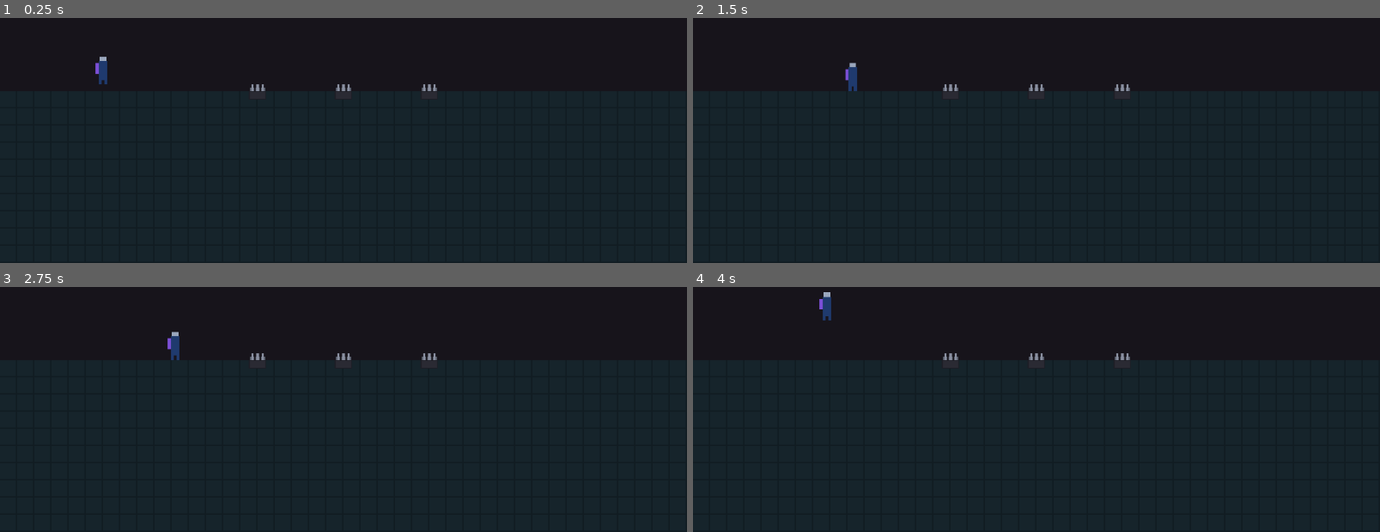
Above: before the commit, frames 1-4 (two rows, left to right).
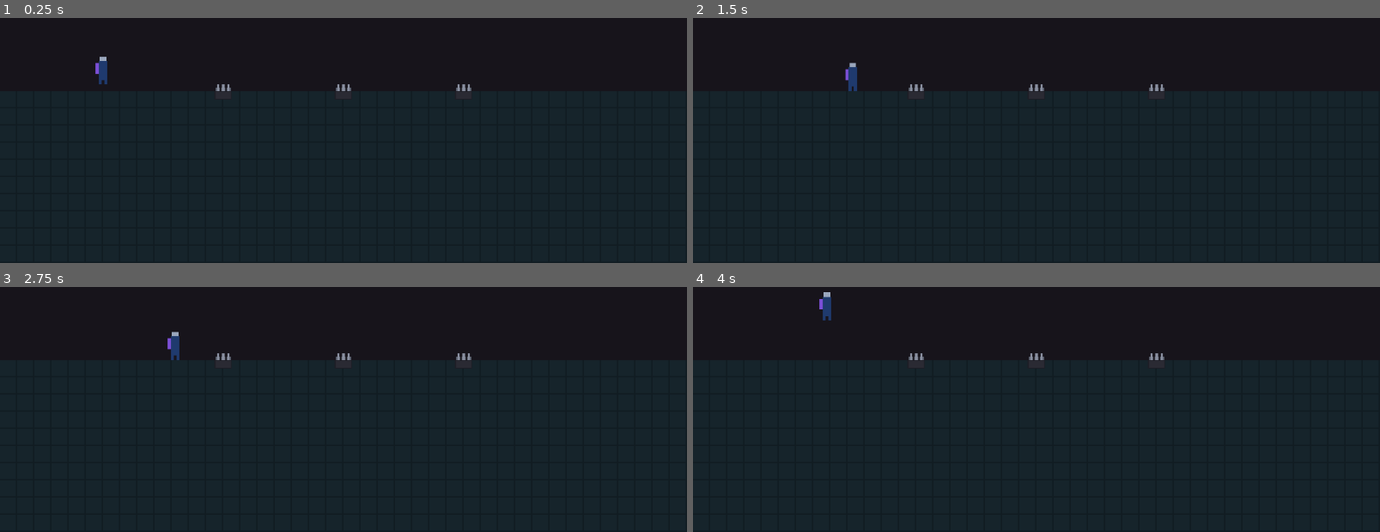
Above: after the commit, the same moments.

Repository: TiantongZhang1/walker-the-lost-TiantongZhang
Game: Godot game, scene res://game/main.tscn
Same seed, same stepped clock (60 frames per second), same inputs: the game is played once before the commit and once after it.
Inputs (mouse positions are in pixels of both pictures, inside the frame that each line leads up to):
- Up to frame 1 (0.25 s): no input
- Up to frame 2 (1.5 s): tap Enter at 0.5, 0.6 s; move the mouse to (1187, 49) at 0.52 s; hold D (move_right) 0.53-1.28 s; click (1187, 49) at 0.67 s; tap Space (jump) at 0.77 s; move the mouse to (899, 89) at 1.27 s; hold A (move_left) from 1.28 s (still down); tap Shift at 1.35 s
- Up to frame 3 (2.75 s): tap Space (jump) at 1.52 s; move the mouse to (outside the picture) at 2.02 s; release A (move_left) at 2.03 s; hold D (move_right) from 2.03 s (still down); tap R at 2.1 s
- Up to frame 4 (4 s): move the mouse to (1002, 416) at 2.77 s; release D (move_right) at 2.78 s; hold W 2.78-3.53 s; tap P at 2.85 s; click (1002, 416) at 2.92 s; tap Space (jump) at 3.02, 3.77 s; move the mouse to (1242, 397) at 3.52 s; hold A (move_left) from 3.53 s (still down); tap M at 3.6 s

The runs differ from the first frame. In frame 1, 0.2% of the frame differs, in the area x 31-69%, y 27-33%; in frame 2, 0.2%; in frame 3, 0.2%; in frame 4, 0.2%.

Commit message:
Warning 0.40 s; and the test did not know what speed it was running at
WARN_SECONDS 0.30 -> 0.40 (author's choice). DetectArea follows the
derivation: 96 * 0.40 - 5 = 33.4 -> 66 px wide. Predicted offset at firing
+0.4 px, measured +6.4, inside the +-13 hurt box. Traps moved 80 -> 112 px
apart: at 80 the wider zones left 4 px of clearance.

Two checks now make the derivation self-enforcing instead of hand-maintained:
DetectArea's half-width must equal SPEED * WARN_SECONDS - 5, and the three
detection zones must not overlap. The second earned itself immediately.

The bigger find. The test read Engine.max_fps for its frame period, and
--fixed-fps does not set it. Every run judged itself against a 60 fps
tolerance:

  30 fps    0.0167 used, 0.0333 correct   2x too STRICT
  60 fps    0.0167 used, 0.0167 correct   right by accident
  144 fps   0.0167 used, 0.0069 correct   2.4x too LOOSE

Everything passed, so nothing pointed at it. It surfaced only because 0.40 s
at 30 fps finally overshot the bogus tolerance - a correct result failing a
wrong check.

The first two fixes were also wrong. --fixed-fps is consumed by the engine
and never reaches OS.get_cmdline_args(). And measuring the delta over two
frames reported 120 fps at --fixed-fps 144: not a cap, jitter. 1/144 s is
6944.44 us and Godot works in whole microseconds, so the delta alternates
0.006944 / 0.006667 with the occasional 0.008; 30, 60 and 240 divide evenly
and are uniform.

So run-test.sh exports TEST_FPS, the test takes the MODAL delta over 40
frames, and the two are cross-checked within 1%. R2's tolerance is back to
one frame period, which is what the brief always said; the 1.5x was slack
added to make a wrong number work.

22 checks 0 failures at 30/60/144, from a fresh cache.

Co-Authored-By: Claude Opus 5 <noreply@anthropic.com>

Diff:
--- a/godot/features/traps/spike_trap.gd
+++ b/godot/features/traps/spike_trap.gd
@@ -26,18 +26,17 @@
 
 enum State { ARMED, WARNING, FIRING, RETRACTING, COOLDOWN }
 
-## The warning window. 0.30 s per CHANGE-BRIEF.md revision 5.0.2, after the
-## 0.45 s of revision 5.0.1 turned out to make the trap unable to hit a
-## walking player at all.
+## The warning window. 0.40 s per CHANGE-BRIEF.md revision 5.0.3.
 ##
 ## DetectArea's width in spike_trap.tscn is DERIVED from this number:
 ##
 ##     detect half-width = Player.SPEED * WARN_SECONDS - player half-width
-##                       = 96 * 0.30 - 5  =  24 px        (48 px wide)
+##                       = 96 * 0.40 - 5  =  33 px        (66 px wide)
 ##
 ## so a player who keeps walking is centred over the trap when the spikes
-## arrive. Change WARN_SECONDS and that shape has to change with it.
-const WARN_SECONDS := 0.30
+## arrive. Change WARN_SECONDS and that shape has to change with it -
+## test_trap_warning.gd asserts the relationship rather than trusting it.
+const WARN_SECONDS := 0.40
 const FIRE_SECONDS := 0.18
 const RETRACT_SECONDS := 0.22
 const COOLDOWN_SECONDS := 0.60
--- a/godot/features/traps/spike_trap.tscn
+++ b/godot/features/traps/spike_trap.tscn
@@ -4,7 +4,7 @@
 [ext_resource type="Texture2D" path="res://assets/sprites/spike_trap.png" id="2_armed"]
 
 [sub_resource type="RectangleShape2D" id="RectangleShape2D_detect"]
-size = Vector2(48, 24)
+size = Vector2(66, 24)
 
 [sub_resource type="RectangleShape2D" id="RectangleShape2D_hurt"]
 size = Vector2(16, 20)
--- a/godot/game/main.tscn
+++ b/godot/game/main.tscn
@@ -47,13 +47,13 @@
 [node name="Traps" type="Node2D" parent="."]
 
 [node name="SpikeTrap1" parent="Traps" instance=ExtResource("3_trap")]
-position = Vector2(240, 200)
+position = Vector2(208, 200)
 
 [node name="SpikeTrap2" parent="Traps" instance=ExtResource("3_trap")]
 position = Vector2(320, 200)
 
 [node name="SpikeTrap3" parent="Traps" instance=ExtResource("3_trap")]
-position = Vector2(400, 200)
+position = Vector2(432, 200)
 
 [node name="Player" parent="." instance=ExtResource("2_player")]
 position = Vector2(96, 150)
--- a/godot/tests/test_trap_warning.gd
+++ b/godot/tests/test_trap_warning.gd
@@ -15,7 +15,7 @@
 ## the shader will later read. What it cannot show: anything about colour.
 
 const MAIN := "res://game/main.tscn"
-const WARN := 0.30  # SpikeTrap.WARN_SECONDS, revision 5.0.2
+const WARN := 0.40  # SpikeTrap.WARN_SECONDS, revision 5.0.3
 
 var _checks := 0
 var _failures := 0
@@ -132,8 +132,12 @@
 	var peak := _peak_since(sampler, first_row, 1)
 
 	var frame := 1.0 / _fps
+	# The brief's tolerance is ONE frame period. The ramp is checked once per
+	# _process, so the window ends on the first frame at or past WARN_SECONDS
+	# and the overshoot is bounded by exactly that. The 1 ms is for the
+	# non-uniform frames at 144 fps, not slack.
 	_check("R2  window lasted %.3f s (want %.3f +- %.4f)" % [dur, WARN, frame],
-		_near(dur, WARN, frame * 1.5), "one frame = %.4f s" % frame)
+		_near(dur, WARN, frame + 0.001), "one frame = %.4f s" % frame)
 	_check("R1  reaches 1.0 at FIRING", _near(t1.warn_amount, 1.0, 0.001),
 		"warn_amount=%.4f" % t1.warn_amount)
 	_check("    ramp peaked just under 1.0 before firing", peak <= 1.0 and peak > 0.80,
@@ -221,7 +225,7 @@
 	var dur := await _until(_is_firing.bind(t1), 12.0)
 	var frame := 1.0 / _fps
 	_check("R4  window is still %.3f s of GAME time at time_scale 0.5" % WARN,
-		_near(dur, WARN, frame * 1.5), "measured %.4f s" % dur)
+		_near(dur, WARN, frame + 0.001), "measured %.4f s" % dur)
 	Engine.time_scale = 1.0
 	await _teardown(main, sampler)
 
@@ -249,6 +253,46 @@
 	for i in range(from_row, sampler.log.size()):
 		peak = maxf(peak, sampler.log[i][column])
 	return peak
+
+
+## DetectArea's width is derived from WARN_SECONDS, and the three zones must
+## not overlap or R6 cannot fail. Both are asserted here, so changing the
+## warning length without changing the shape is caught by the suite instead of
+## by someone noticing the trap feels wrong.
+func _scenario_geometry() -> void:
+	print("
+-- geometry: the derivation, and the zones --")
+	var bits := await _load_room()
+	var main: Node = bits[0]
+	var traps: Array = bits[1]
+	var sampler: Sampler = bits[2]
+	var player: Node = main.get_node("Player")
+
+	var half: float = _detect_half(traps[0])
+	var want: float = player.SPEED * WARN - 5.0
+	_check("    DetectArea half-width matches SPEED * WARN - player half",
+		absf(half - want) <= 1.0,
+		"shape says %.1f px, derivation says %.1f px" % [half, want])
+
+	var zones: Array = []
+	for trap in traps:
+		var cx: float = trap.global_position.x
+		var h: float = _detect_half(trap)
+		zones.append([cx - h, cx + h])
+	var clear := true
+	for i in range(zones.size() - 1):
+		if zones[i + 1][0] <= zones[i][1]:
+			clear = false
+	_check("R6  the three detection zones do not overlap", clear,
+		"%.0f..%.0f  %.0f..%.0f  %.0f..%.0f" % [
+			zones[0][0], zones[0][1], zones[1][0], zones[1][1],
+			zones[2][0], zones[2][1]])
+	await _teardown(main, sampler)
+
+
+func _detect_half(trap: Node) -> float:
+	var cs: CollisionShape2D = trap.get_node("DetectArea/CollisionShape2D")
+	return (cs.shape as RectangleShape2D).size.x * 0.5
 
 
 ## The check this suite did not have, and should have. Revision 5.0.1's trap
@@ -299,16 +343,57 @@
 
 # -------------------------------------------------------------------- entry
 
+## The rate the engine is ACTUALLY running at.
+##
+## This used to read Engine.max_fps, which --fixed-fps does not set, so every
+## run believed it was at 60 regardless. The tolerance was then 2x too tight
+## at 30 fps and 3.6x too loose at 144 - strict enough to fail a correct
+## result, and slack enough to pass a wrong one.
+##
+## --fixed-fps is consumed by the engine and never appears in
+## OS.get_cmdline_args(), so scripts/run-test.sh passes it as TEST_FPS. That
+## is cross-checked against the engine's own delta.
+##
+## The delta is sampled as a MODE over many frames, not from one or two. At
+## --fixed-fps 144 the frames are not uniform: 1/144 s is 6944.44 us and Godot
+## works in whole microseconds, so the delta alternates between 0.006944
+## (144 fps) and 0.006667 (150 fps) with the occasional 0.008. A two-frame
+## sample caught one of those outliers and reported 120 fps.
+func _resolve_fps() -> void:
+	var declared := float(OS.get_environment("TEST_FPS"))
+	for i in 5:
+		await process_frame
+	var counts := {}
+	for i in 40:
+		await process_frame
+		var key := "%.6f" % root.get_process_delta_time()
+		counts[key] = counts.get(key, 0) + 1
+	var best := ""
+	var best_n := 0
+	for k in counts:
+		if counts[k] > best_n:
+			best_n = counts[k]
+			best = k
+	var measured := 1.0 / float(best)
+
+	_fps = declared if declared > 0.0 else measured
+	print("test_trap_warning  —  TEST_FPS=%d, engine modal delta %s (%.1f fps, %d/40 frames)"
+		% [int(declared), best, measured, best_n])
+	print("                      one frame = %.4f s" % (1.0 / _fps))
+	_check("    declared and measured frame rate agree",
+		declared > 0.0 and absf(declared - measured) / declared < 0.01,
+		"TEST_FPS=%.0f, modal delta implies %.1f" % [declared, measured])
+
+
 func _init() -> void:
-	_fps = float(Engine.max_fps) if Engine.max_fps > 0 else 60.0
-	print("test_trap_warning  —  pinned at %d fps, one frame = %.4f s"
-		% [int(_fps), 1.0 / _fps])
+	await _resolve_fps()
 
 	await _scenario_walk_in()
 	await _scenario_retrigger()
 	await _scenario_early_end()
 	await _scenario_time_scale()
 	await _scenario_actually_hits()
+	await _scenario_geometry()
 
 	print("\n%d checks, %d failures" % [_checks, _failures])
 	print("Proves: the game state behind the effect. Proves nothing about colour —")
Not shown, changed: CHANGE-BRIEF.md
Not shown, changed: CLAUDE.md
Not shown, changed: FRICTIONAL.md
Not shown, changed: TEST-REPORT.md
Not shown, changed: scripts/run-test.sh
Not shown, changed: tools/check_claude_refs.py
